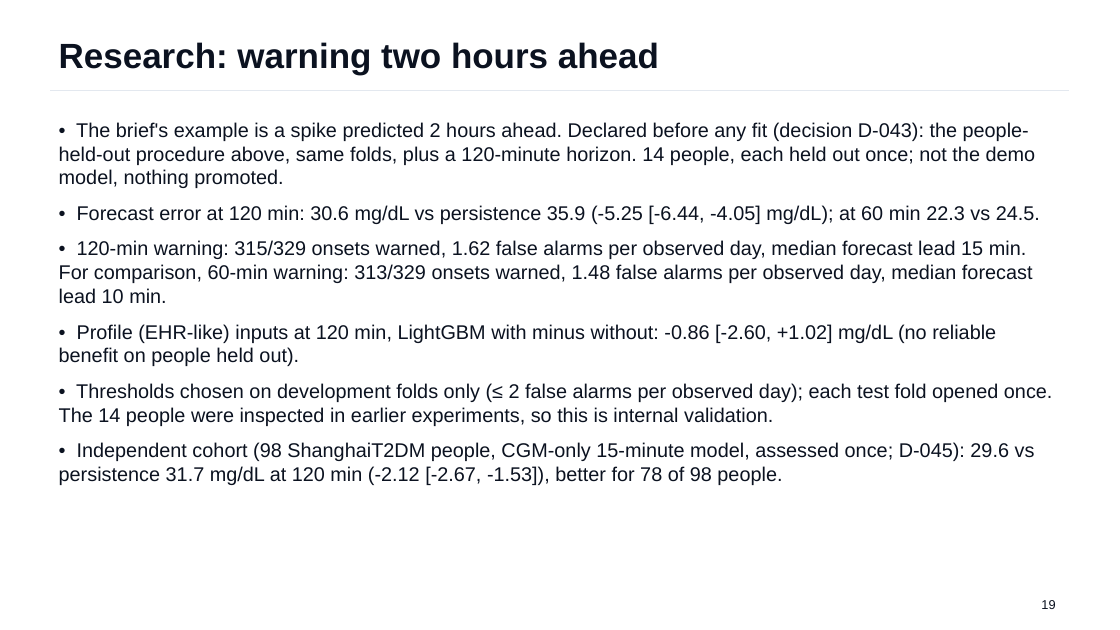
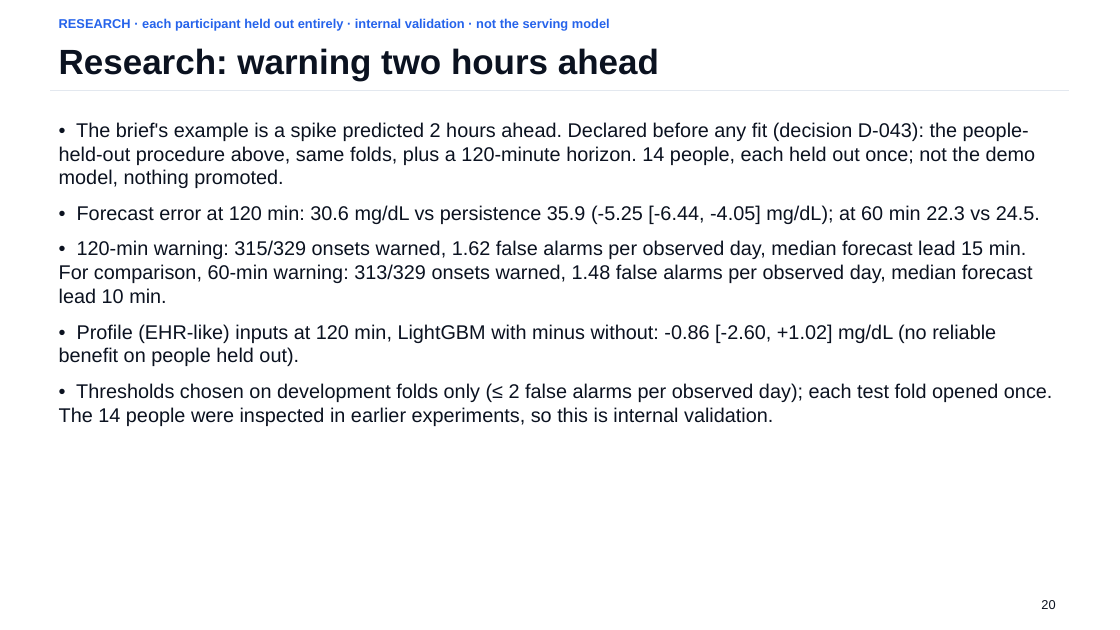
Before and after one commit to Avi36005/DigitalTwin-Challenge-Kryptonite, a slide deck: slide 20 of docs/submission/GlucoTwin_Presentation.pptx (slide 19 before the commit). Drawn at 1120x630 pixels with LibreOffice and Linux fonts; fonts in the diff are those of the drawing. Boxes give left, top, right and bottom in pixels: in the first picture for what was removed or moved away, otherwise in the second. Text is boxed around its words. In the diff, an @@ line names an element or a change of style, - is before the commit and + after.

Commit message:
submission: deck separates serving, participant-held-out and external evidence; results overview; pending D-053/D-054 slots; architecture marks bounded update, review ledger and research-only candidates; data opportunity check

```diff
--- a/docs/submission/GlucoTwin_Presentation.pptx
+++ b/docs/submission/GlucoTwin_Presentation.pptx
@@ text added at (59, 18, 610, 31), 11 pt, text #2563EB, bold @@
+RESEARCH · each participant held out entirely · internal validation · not the serving model
@@ text "Research: warning two hours ahead": place and size @@
-text "Research: warning two hours ahead" at (59, 42, 659, 75)
+text "Research: warning two hours ahead" at (59, 48, 659, 81)
@@ text at (59, 442, 1035, 485): paragraph removed @@
-• Independent cohort (98 ShanghaiT2DM people, CGM-only 15-minute model, assessed once; D-045): 29.6 vs persistence 31.7 mg/dL at 120 min (-2.12 [-2.67, -1.53]), better for 78 of 98 people.
@@ text at (1041, 600, 1055, 609): text changed @@
-19
+20
```
Also in this commit, not shown: 22 other slides changed, 3 slides added, 6 other files.
